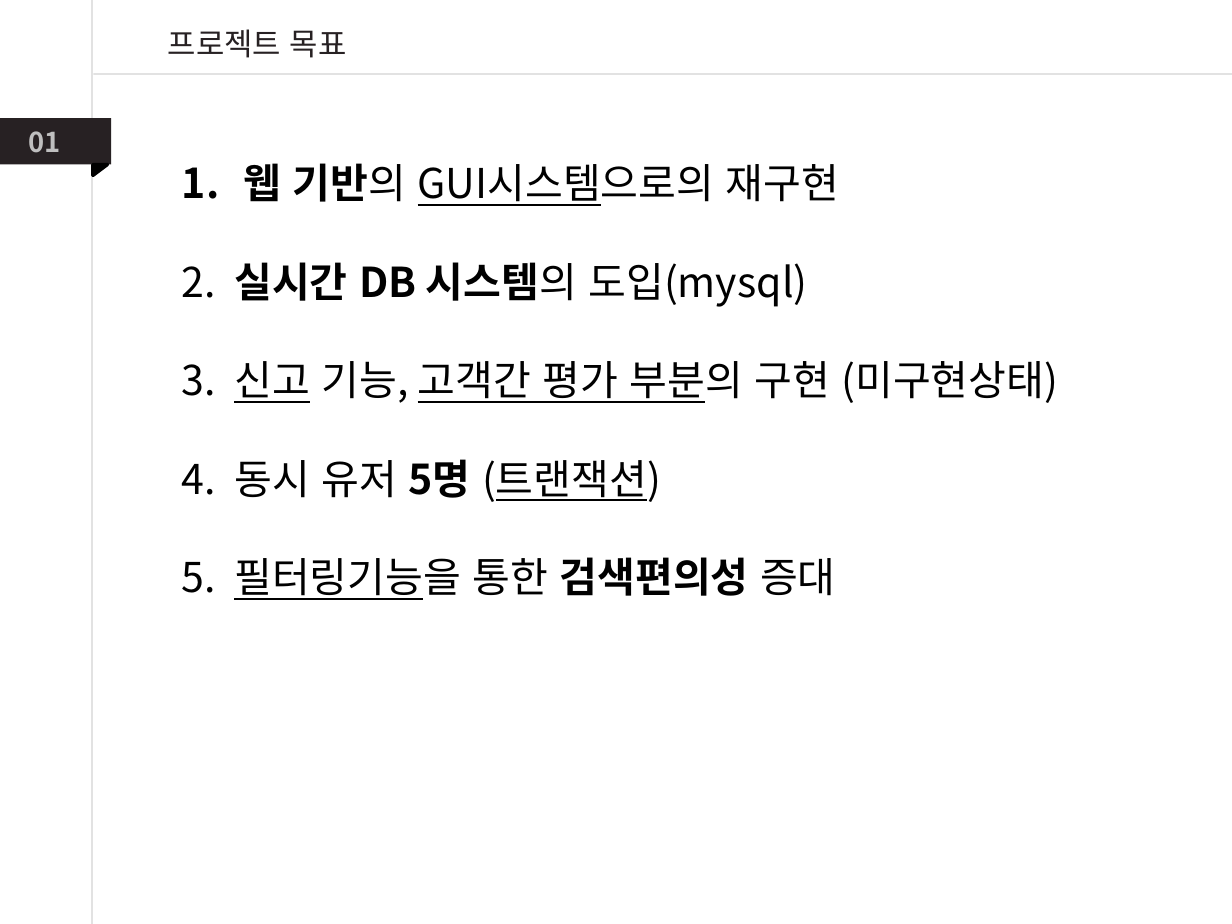
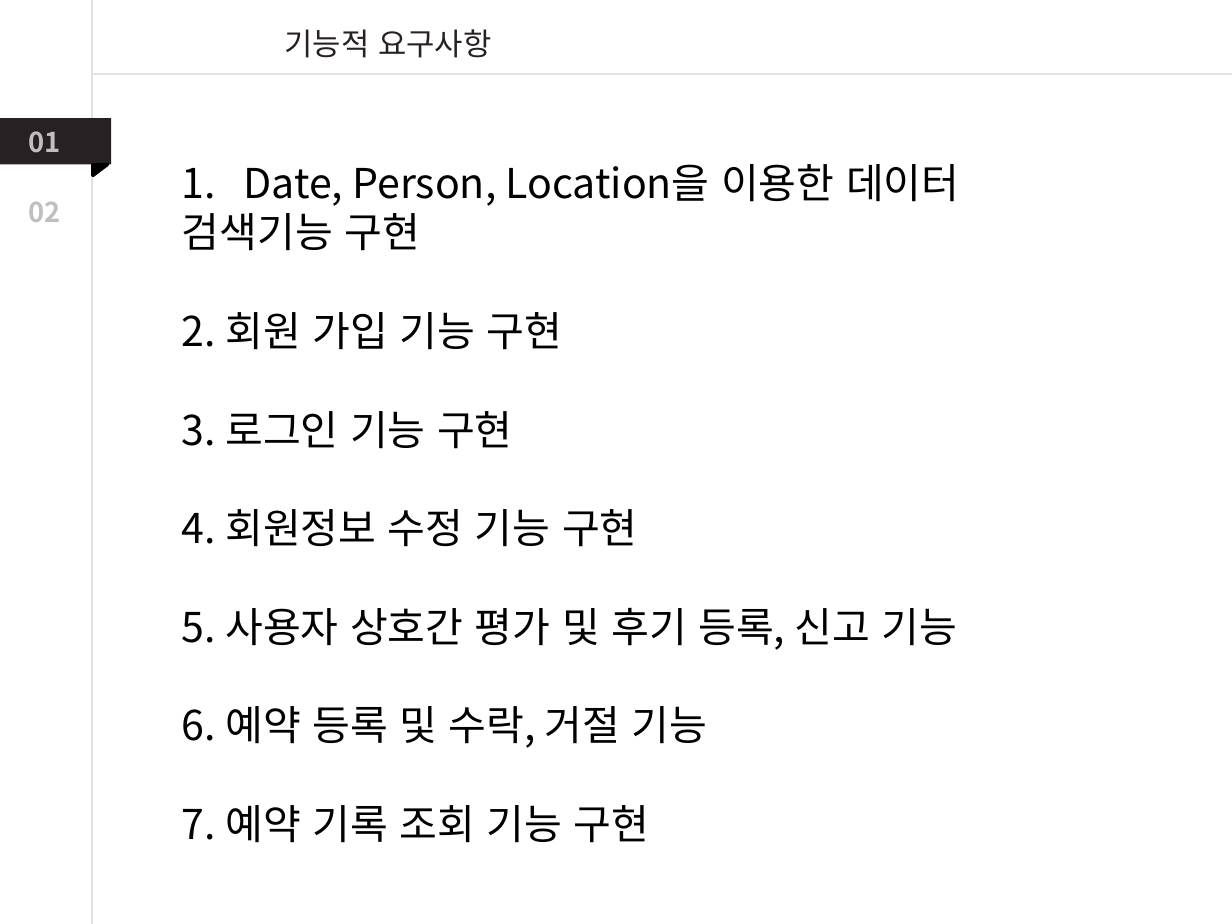
Before and after one commit to DaeunYoon/6team, a slide deck: slide 10 of 6조 발표자료.pptx. Drawn at 1232x924 pixels with LibreOffice and Linux fonts; fonts in the diff are those of the drawing. Boxes give left, top, right and bottom in pixels: in the first picture for what was removed or moved away, otherwise in the second. Text is boxed around its words. In the diff, an @@ line names an element or a change of style, - is before the commit and + after.

```diff
--- a/6조 발표자료.pptx
+++ b/6조 발표자료.pptx
@@ text at (285, 29, 491, 58): text changed @@
-프로젝트 목표
+기능적 요구사항
@@ text removed at (182, 163, 1058, 600) @@
-1. 웹 기반의 GUI시스템으로의 재구현
-2. 실시간 DB 시스템의 도입(mysql)
-3. 신고 기능, 고객간 평가 부분의 구현 (미구현상태)
-4. 동시 유저 5명 (트랜잭션)
-5. 필터링기능을 통한 검색편의성 증대
@@ text added at (182, 164, 959, 843), 24 pt, text #000000 @@
+1. Date, Person, Location을 이용한 데이터
+검색기능 구현
+2. 회원 가입 기능 구현
+3. 로그인 기능 구현
+4. 회원정보 수정 기능 구현
+5. 사용자 상호간 평가 및 후기 등록, 신고 기능
+6. 예약 등록 및 수락, 거절 기능
+7. 예약 기록 조회 기능 구현
@@ text added at (29, 202, 61, 222), 16 pt, text #BFBFBF, bold @@
+02
```
Also in this commit, not shown: 8 other slides changed, 2 slides added, 3 slides removed.
